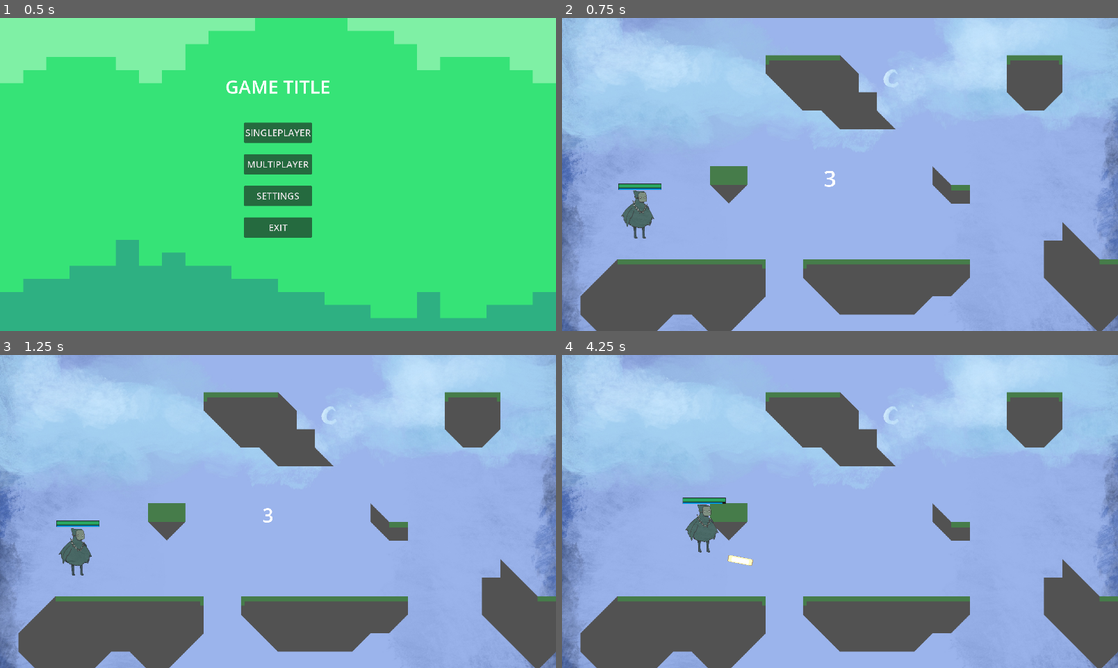
Above: before the commit, frames 1-4 (two rows, left to right).
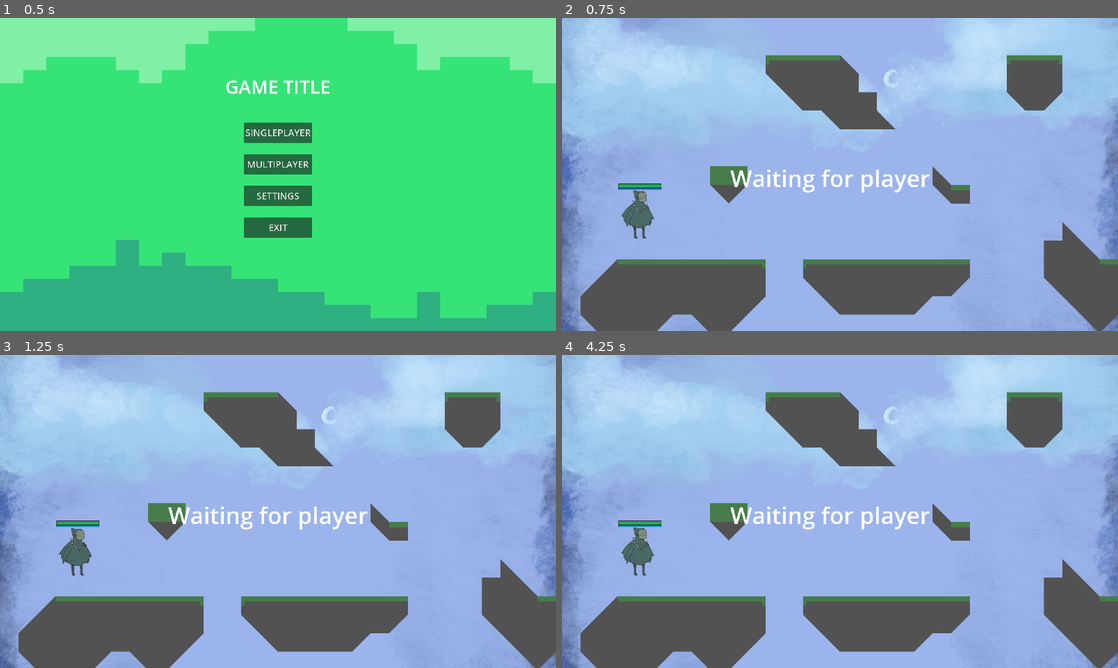
Above: after the commit, the same moments.

Repository: RealityGalaxy/Varis
Game: Godot game, scene res://scenes/menus/main_menu/main_menu.tscn
Two runs of this game, one before a commit and one after it. Both use one fixed random seed, a clock stepped at 60 frames per second and the inputs below. The engine's default icon, where the game draws it, is replaced by a stand-in: a white triangle on a blue panel in a dark square.
Inputs (mouse positions are in pixels of both pictures, inside the frame that each line leads up to):
- Up to frame 1 (0.5 s): no input
- Up to frame 2 (0.75 s): click "SINGLEPLAYER" at 0.5 s
- Up to frame 3 (1.25 s): no input
- Up to frame 4 (4.25 s): move the mouse to (962, 495) at 1.27 s; hold Space (dash) 1.28-2.03 s; hold Right (right) 1.28-2.78 s; tap Up (up) at 1.52, 2.27, 3.77 s; tap Enter at 2 s; move the mouse to (728, 527) at 2.02 s; click (728, 527) at 2.1 s; move the mouse to (895, 442) at 2.77 s; hold Left (left) 2.78-3.53 s; hold Right mouse button (spell2) 2.78-3.53 s; move the mouse to (812, 574) at 3.52 s; hold Right (right) from 3.53 s (still down); tap Q (spell3) at 3.6 s

Frame 1 is identical in both runs. In frame 2, 0.7% of the frame differs, in the area x 30-67%, y 48-56%; in frame 3, 0.7%; in frame 4, 2.1%, in the area x 10-67%, y 45-71%.

Commit message:
wait for player

Diff:
--- a/Varis/scenes/level/GameManager.gd
+++ b/Varis/scenes/level/GameManager.gd
@@ -7,12 +7,15 @@
 
 var time_left: float = 3
 var text_size: float = 80
+var started: bool = false
 
 func _ready():
 	StatManager.restart()
-	start_round()
+	text.text = "Waiting for player"
 
 func _process(delta):
+	if GameStatus.players.size() == 2 and not started:
+		start_round()
 	if not timer_round_start.is_stopped():
 		var new_time = ceil(timer_round_start.time_left)
 		text.add_theme_font_size_override("font_size", 80)
@@ -24,6 +27,7 @@
 		text.text = str(new_time)
 
 func start_round():
+	started = true
 	timer_round_start.start()
 
 func show_cards():
